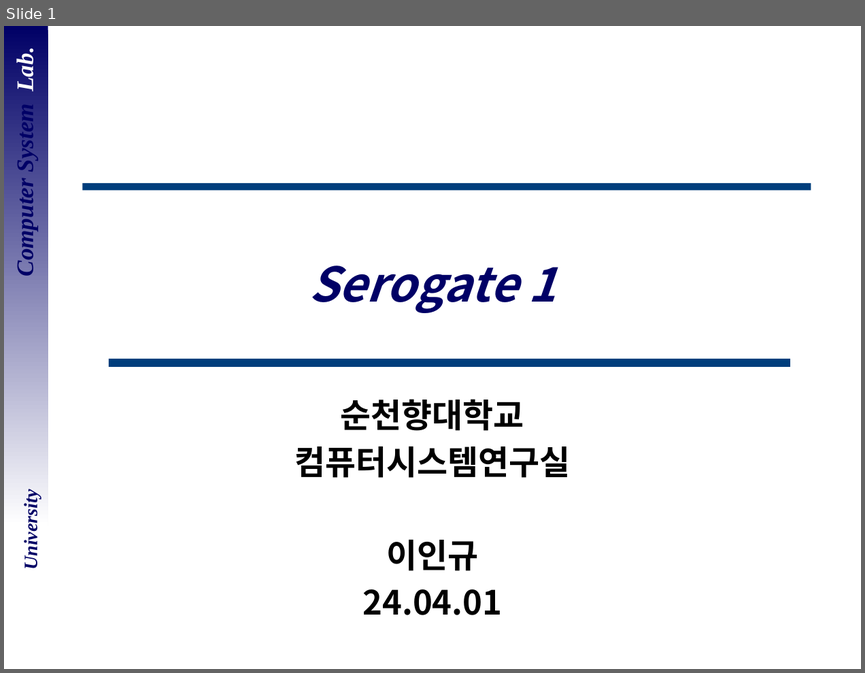
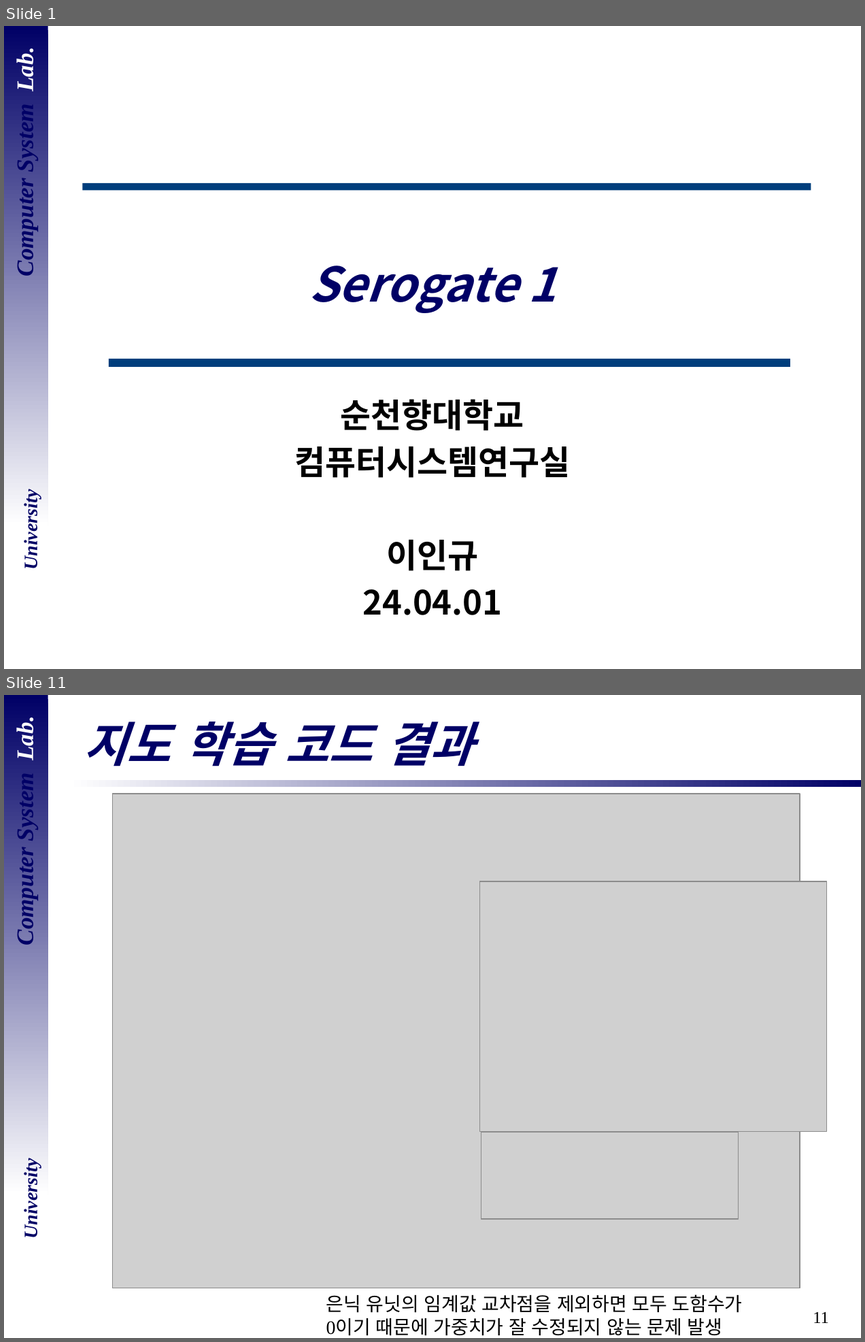
Before and after one commit to DevelopLee20/SNN, a slide deck: cs semina/06_Serogate-1.pptx. Shown one above the other, each under a label of ours: slide 1 before the commit, slides 1 and 11 after it; the slides between them are not shown. The pictures are 865x673 and 865x1342 pixels, drawn with LibreOffice and Linux fonts; fonts in the diff are those of the drawing; grey boxes stand for pictures; background and template pictures are left out. Boxes give left, top, right and bottom in pixels: in the first picture for what was removed or moved away, otherwise in the second. Text is boxed around its words. In the diff, an @@ line names an element or a change of style, - is before the commit and + after.

```diff
--- a/cs semina/06_Serogate-1.pptx
+++ b/cs semina/06_Serogate-1.pptx
@@ slide 11 added at [4, 695, 861, 1338], background #FFFFFF; not listed: 3 template elements that a slide beside it also shows @@
@@ title added at [84, 722, 473, 766], 40 pt, text #000066, bold, italic @@
+지도 학습 코드 결과
@@ rectangle added at [68, 780, 861, 787], fill gradient #FFFFFF to #000066 @@
@@ picture added at [113, 794, 800, 1288] @@
@@ picture added at [479, 882, 827, 1131] @@
@@ picture added at [481, 1132, 738, 1219] @@
@@ text added at [326, 1294, 742, 1336], 16 pt, text #000000 @@
+은닉 유닛의 임계값 교차점을 제외하면 모두 도함수가
+0이기 때문에 가중치가 잘 수정되지 않는 문제 발생
@@ page number added at [813, 1312, 829, 1323], 14 pt, text #000000 @@
+11
```
Also in this commit, not shown: 11 slides changed, 2 other slides added, 1 other file.
